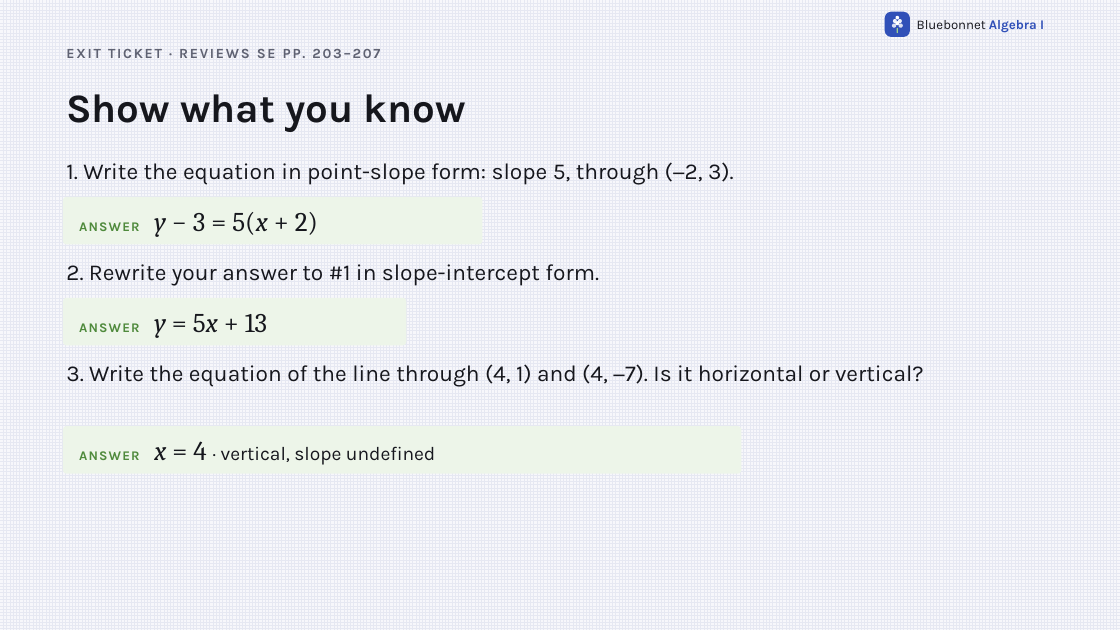
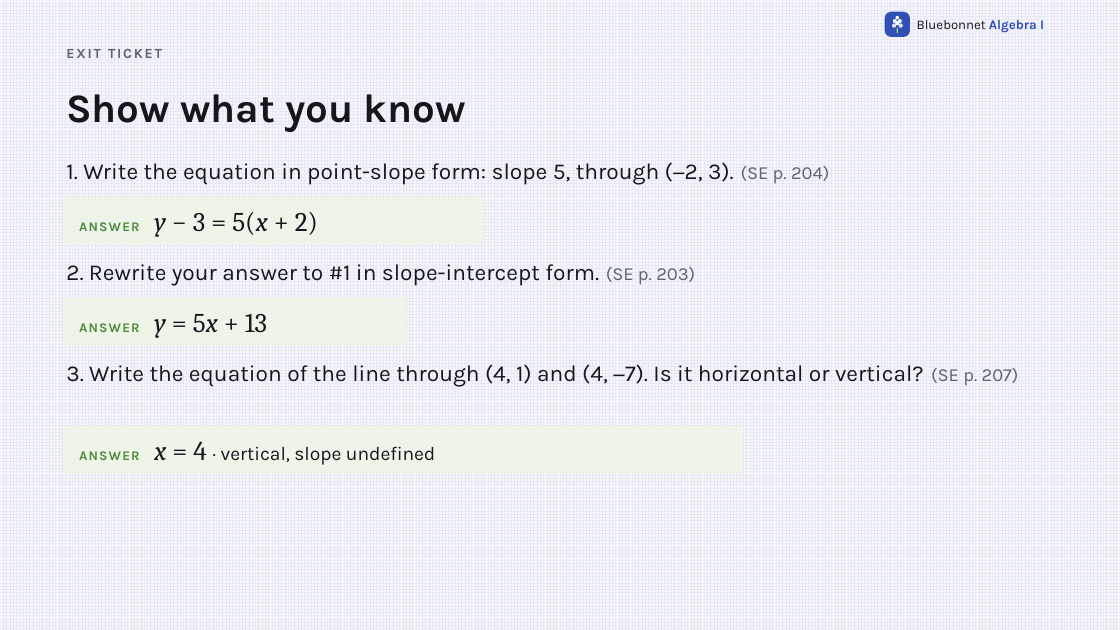
Before and after one commit to Apolloat2022/Algebra1M2U1L4, a slide deck: slide 30 of point-slope-form-lesson4.pptx. Drawn at 1120x630 pixels with LibreOffice and Linux fonts; fonts in the diff are those of the drawing. Boxes give left, top, right and bottom in pixels: in the first picture for what was removed or moved away, otherwise in the second. Text is boxed around its words. In the diff, an @@ line names an element or a change of style, - is before the commit and + after.

```diff
--- a/point-slope-form-lesson4.pptx
+++ b/point-slope-form-lesson4.pptx
@@ text at (66,49,162,58): text changed @@
-EXIT TICKET · REVIEWS SE PP. 203–207
+EXIT TICKET
@@ text at (66,162,829,185): text changed @@
-1. Write the equation in point-slope form: slope 5, through (−2, 3).
+1. Write the equation in point-slope form: slope 5, through (−2, 3). (SE p. 204)
@@ text at (66,264,695,286): text changed @@
-2. Rewrite your answer to #1 in slope-intercept form.
+2. Rewrite your answer to #1 in slope-intercept form. (SE p. 203)
@@ text at (66,364,1019,387): text changed @@
-3. Write the equation of the line through (4, 1) and (4, −7). Is it horizontal or vertical?
+3. Write the equation of the line through (4, 1) and (4, −7). Is it horizontal or vertical? (SE p. 207)
```
Also in this commit, not shown: 1 other file.
